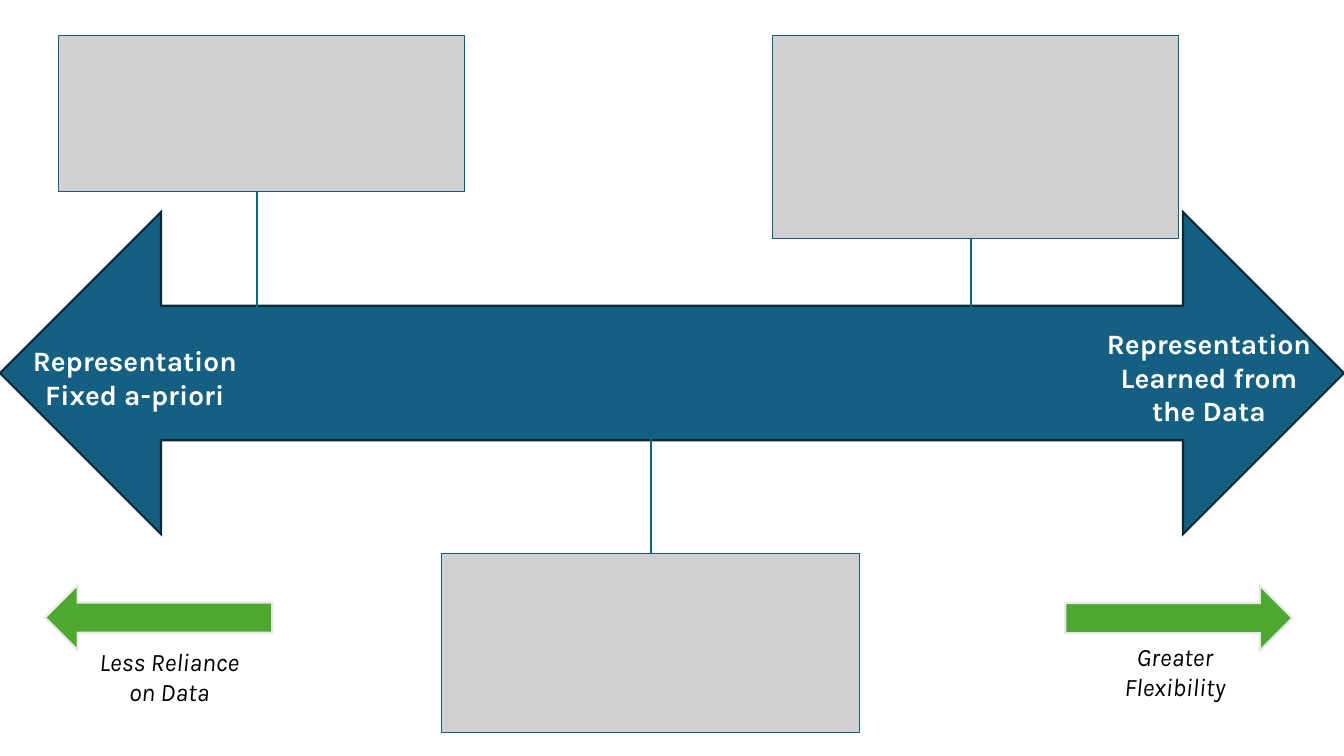
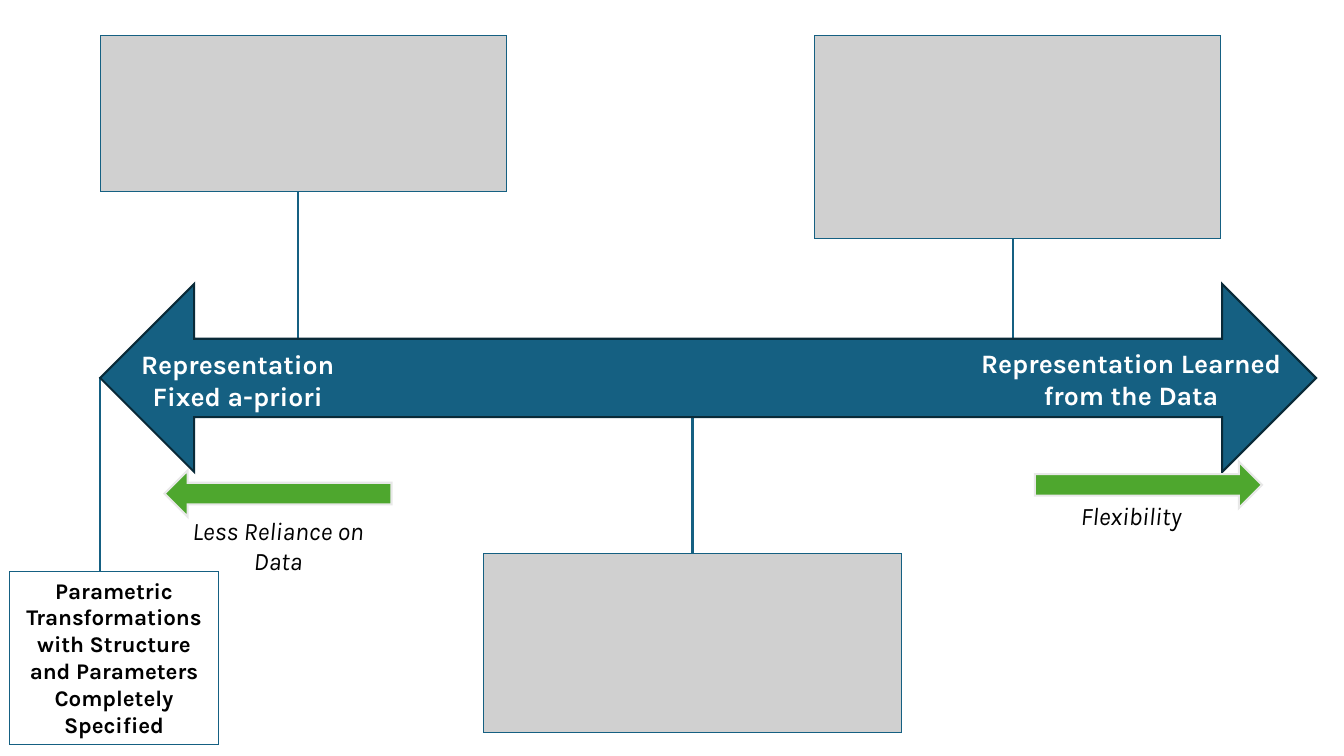
Before and after one commit to edwardgunning/MANUSCRIPT-CLaRe, a slide deck: slide 1 of figures/continuum-sketch.pptx. Drawn at 1344x756 pixels with LibreOffice and Linux fonts; fonts in the diff are those of the drawing; grey boxes stand for pictures. Boxes give left, top, right and bottom in pixels: in the first picture for what was removed or moved away, otherwise in the second. Text is boxed around its words. In the diff, an @@ line names an element or a change of style, - is before the commit and + after.

```diff
--- a/figures/continuum-sketch.pptx
+++ b/figures/continuum-sketch.pptx
@@ 3 pictures: place and size @@
-3 pictures at [58,35,1180,733]
+3 pictures at [100,35,1221,733]
@@ line moved from (257, 311) - (257, 192) to (298, 339) - (298, 192) @@
@@ line moved from (971, 311) - (971, 192) to (1013, 339) - (1013, 192) @@
@@ left right arrow: place and size @@
-left right arrow at [0,212,1344,534]
+left right arrow at [100,284,1316,472]
@@ text "Representation Fixed a-priori": place and size @@
-text "Representation Fixed a-priori" at [33,351,237,412]
+text "Representation Fixed a-priori" at [141,355,334,413]
@@ text "Representation Fixed a-priori" at [141,355,334,413]: size 20 to 19 pt @@
@@ text "Representation Learned from the Data" at [981,354,1281,406]: size 20 to 19 pt @@
@@ text "Representation Learned from the Data": place and size @@
-text "Representation Learned from the Data" at [1107,329,1311,422]
+text "Representation Learned from the Data" at [981,354,1281,406]
@@ line added from (100, 587) to (100, 377), #156082 1.5 pt @@
@@ line moved from (651, 554) - (651, 434) to (693, 554) - (693, 416) @@
@@ left arrow: place and size @@
-left arrow at [45,585,272,649]
+left arrow at [164,471,391,517]
@@ left arrow: place and size @@
-left arrow at [1066,586,1293,650]
+left arrow at [1035,462,1262,508]
@@ text at [1081,507,1182,531]: text changed @@
-Greater Flexibility
+Flexibility
@@ text "Less Reliance on Data" rewrapped from [99,653,239,702] to [192,522,364,571] @@
@@ rectangle added at [9,572,219,745], fill #FFFFFF, outline #156082 0.75 pt, 16 pt, text #000000, bold @@
+Parametric Transformations with Structure and Parameters Completely Specified
```
Also in this commit, not shown: 1 other file.
